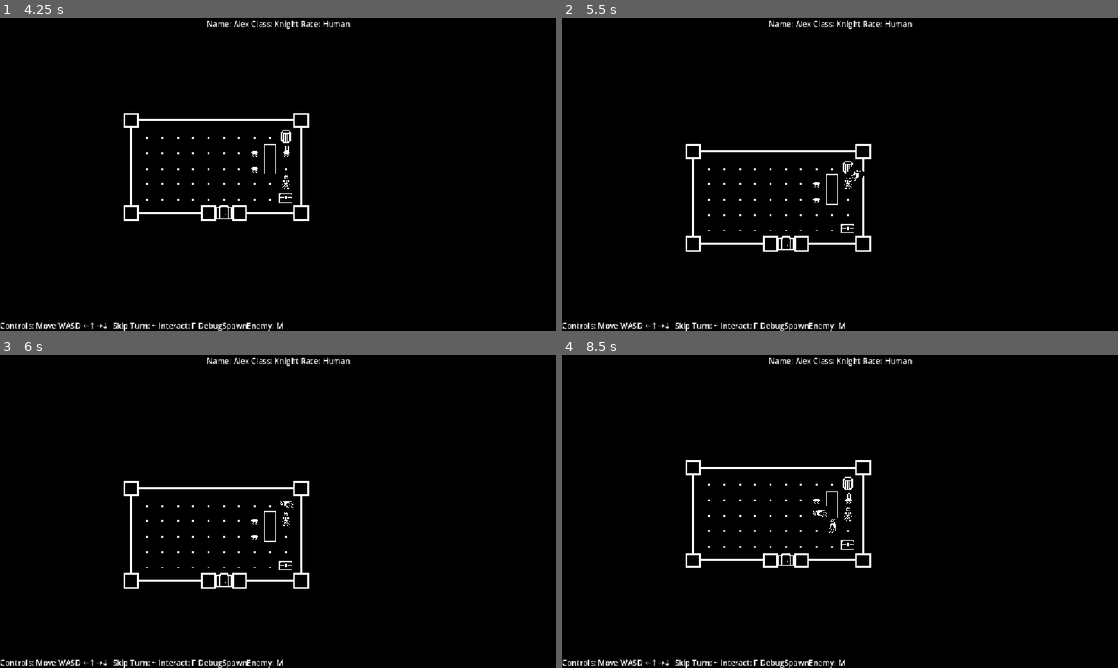
Above: before the commit, frames 1-4 (two rows, left to right).
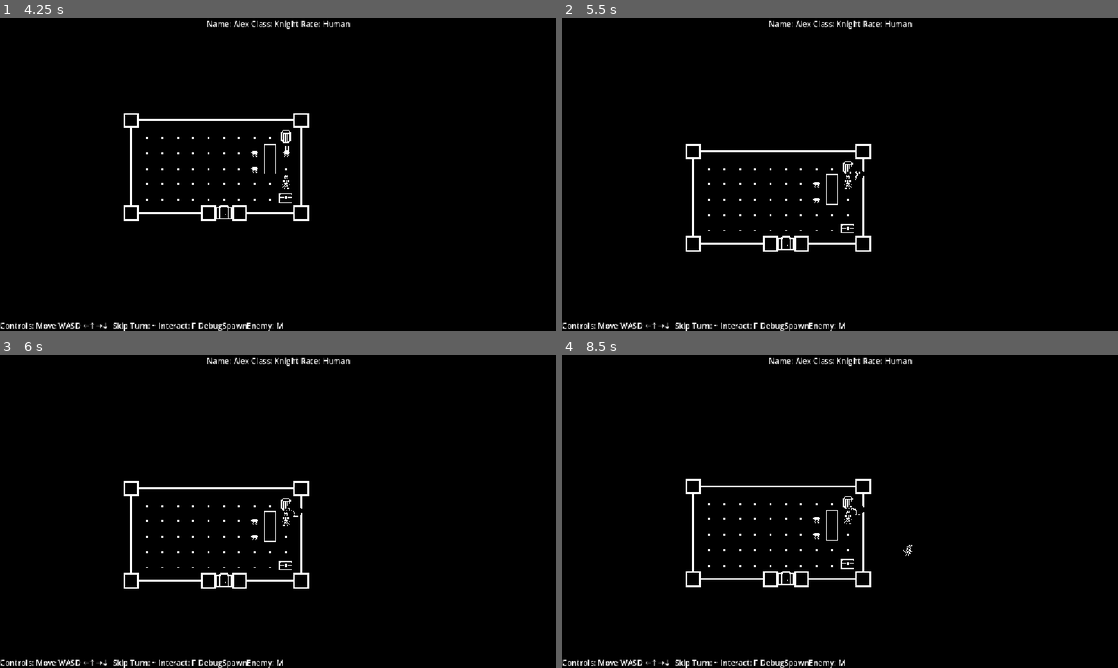
Above: after the commit, the same moments.

Repository: JohnScuzzman/Gnoll-Pointer-Godot-Game
Game: Godot game, scene res://level/main_menu.tscn
Same seed, same stepped clock (60 frames per second), same inputs: the game is played once before the commit and once after it.
Inputs (mouse positions are in pixels of both pictures, inside the frame that each line leads up to):
- Up to frame 1 (4.25 s): click (278, 174) at 0.52 s; type "Alex" at 0.6 s; click "Start Game" at 1.25 s; hold D (right) 2.03-2.78 s; hold F (interact) 2.03-2.78 s; hold S (down) 2.78-3.53 s; tap F (interact) at 2.85, 3.8 s; tap Enter at 3.5 s; hold D (right) from 3.53 s (still down); hold ` (rest) from 3.53 s (still down)
- Up to frame 2 (5.5 s): tap Space at 4.25 s; release D (right) at 4.28 s; release ` (rest) at 4.28 s; hold W (up) 4.28-5.03 s; tap M (spawn) at 4.35 s; tap F (interact) at 4.55 s; hold A (left) from 5.03 s (still down); hold F (interact) from 5.03 s (still down)
- Up to frame 3 (6 s): keep holding A (left); release F (interact) at 5.78 s; tap F (interact) at 5.85 s
- Up to frame 4 (8.5 s): release A (left) at 6.53 s; hold S (down) 6.53-7.28 s; hold ` (rest) 6.53-7.28 s; tap F (interact) at 6.8, 7.55 s; hold D (right) 7.28-8.03 s; tap M (spawn) at 7.35 s; hold W (up) from 8.03 s (still down); hold F (interact) from 8.03 s (still down)

Frame 1 is identical in both runs. In frame 2, less than 0.1% of the frame differs, in the area x 51-54%, y 48-52%; in frame 3, less than 0.1%; in frame 4, 1.8%, in the area x 22-63%, y 33-75%.

Commit message:
Implement basic enemy death

Diff:
--- a/entity/enemy.gd
+++ b/entity/enemy.gd
@@ -1,10 +1,32 @@
 extends RigidBody2D
+
+@export var tile_size : float = 16
+@export var death_texture : Texture2D
+
+@onready var sprite = $Sprite2D
+@onready var collision_shape = $CollisionShape2D
+
+#PlaceHolder
+var hp = 1
+var armor_value = 0
 
 func _ready():
 	add_to_group("enemy")
 
-func on_hit():
-	print("Modify enemy attribute")
+func on_hit(value):
+	value -= armor_value
+	hp -= value
+	if !is_alive():
+		on_death()
+
+func is_alive():
+	return hp > 0
+
+func on_death():
+	sprite.texture = death_texture
+	collision_shape.disabled = true
+	remove_from_group("enemy")
+	add_to_group("interactable")
 
 # TODO : Use the global variable instead
 func execute_turn(player):
@@ -12,14 +34,14 @@
 	var direction = global_position.direction_to(player.global_position)
 	if abs(direction.x) > abs(direction.y):
 		if direction.x > 0:
-			global_position = get_rounded_vector2(global_position.x + 16, global_position.y)
+			global_position = get_rounded_vector2(global_position.x + tile_size, global_position.y)
 		else:
-			global_position = get_rounded_vector2(global_position.x - 16, global_position.y)
+			global_position = get_rounded_vector2(global_position.x - tile_size, global_position.y)
 	else:
 		if direction.y > 0:
-			global_position = get_rounded_vector2(global_position.x, global_position.y + 16)
+			global_position = get_rounded_vector2(global_position.x, global_position.y + tile_size)
 		else:
-			global_position = get_rounded_vector2(global_position.x, global_position.y - 16)
+			global_position = get_rounded_vector2(global_position.x, global_position.y - tile_size)
 
 	# Implement reverse turn logic where monster hit player
 	# We should probably return a shapecast just like with player
@@ -27,4 +49,4 @@
 
 # TODO : Use the global variable instead
 func get_rounded_vector2(x, y) -> Vector2:
-	return Vector2(round(x / 16) * 16, round(y / 16) * 16)
+	return Vector2(round(x / tile_size) * tile_size, round(y / tile_size) * tile_size)
--- a/entity/enemy_example.tscn
+++ b/entity/enemy_example.tscn
@@ -1,7 +1,8 @@
 [gd_scene format=3 uid="uid://c8xr027art8oh"]
 
-[ext_resource type="Texture2D" uid="uid://dwckgs3uers3y" path="res://art/PlayerSprites/DragonbornCaster.png" id="1_ii74y"]
 [ext_resource type="Script" uid="uid://bkcyj07u6insp" path="res://entity/enemy.gd" id="1_six12"]
+[ext_resource type="Texture2D" uid="uid://b4j3sarcnk47r" path="res://art/EnemySprites/rat.png" id="2_xqrf6"]
+[ext_resource type="Texture2D" uid="uid://bp75ii1kdku3f" path="res://art/EnemySprites/kobold.png" id="3_2uwqk"]
 
 [sub_resource type="RectangleShape2D" id="RectangleShape2D_yh4yq"]
 size = Vector2(16, 16)
@@ -9,9 +10,10 @@
 [node name="EnemyExample" type="RigidBody2D" unique_id=738268757]
 gravity_scale = 0.0
 script = ExtResource("1_six12")
+death_texture = ExtResource("2_xqrf6")
 
 [node name="Sprite2D" type="Sprite2D" parent="." unique_id=1387523516]
-texture = ExtResource("1_ii74y")
+texture = ExtResource("3_2uwqk")
 offset = Vector2(8, 8)
 
 [node name="CollisionShape2D" type="CollisionShape2D" parent="." unique_id=1280890054]
--- a/entity/player.gd
+++ b/entity/player.gd
@@ -41,5 +41,6 @@
 func get_rounded_vector2(x, y) -> Vector2:
 	return Vector2(round(x / tile_size) * tile_size, round(y / tile_size) * tile_size)
 
-func on_hit():
+func on_hit(value):
+	# TODO : Calculate on hit and modifiy values
 	print("Modify player attribute")
--- a/entity/player.tscn
+++ b/entity/player.tscn
@@ -15,6 +15,7 @@
 script = ExtResource("1_xlvtu")
 
 [node name="Sprite2D" type="Sprite2D" parent="." unique_id=1834460609]
+z_index = 5
 texture = ExtResource("2_xlvtu")
 offset = Vector2(8, 8)
 
--- a/level/game_level.gd
+++ b/level/game_level.gd
@@ -49,11 +49,12 @@
 			print(player_collision.name)
 			if player_collision.is_in_group("enemy"):
 				print("Colided with an enemy")
-
-				#This is just an example but basically do any sort of combat
-				#calculation with whoever is invovled
-				player_collision.on_hit()
-				player.on_hit()
+				# TODO : Combat
+				player_collision.on_hit(1)
+				if !player_collision.is_alive() && active_enemies.has(player_collision):
+					active_enemies.erase(player_collision)
+				else:
+					player.on_hit(1)
 			else:
 				print("Colided with an obstacle")
 
Binary file added: art/EnemySprites/kobold.png
Not shown, added: art/EnemySprites/kobold.png.import
Binary file added: art/EnemySprites/rat.png
Not shown, added: art/EnemySprites/rat.png.import
